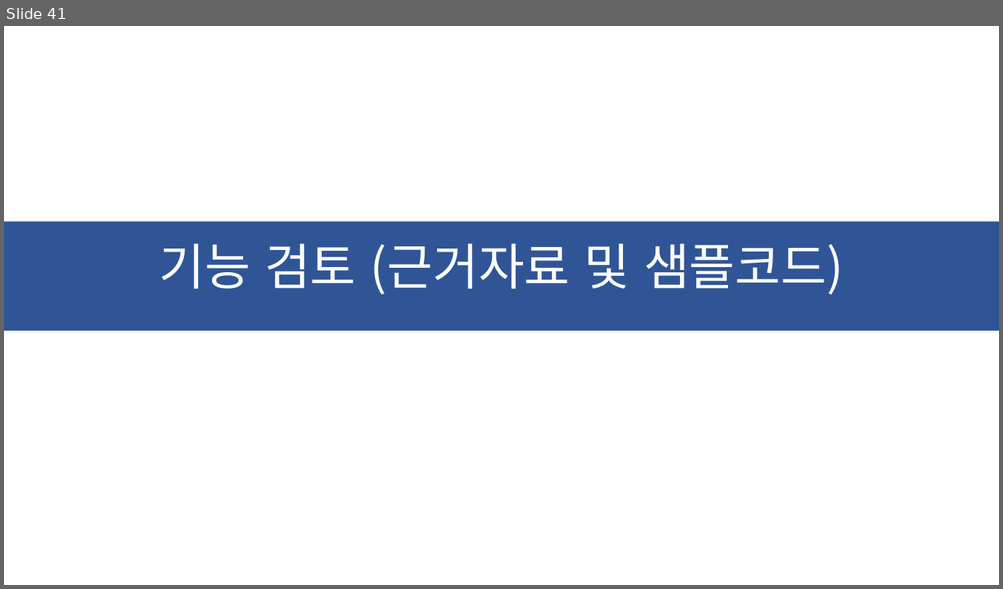
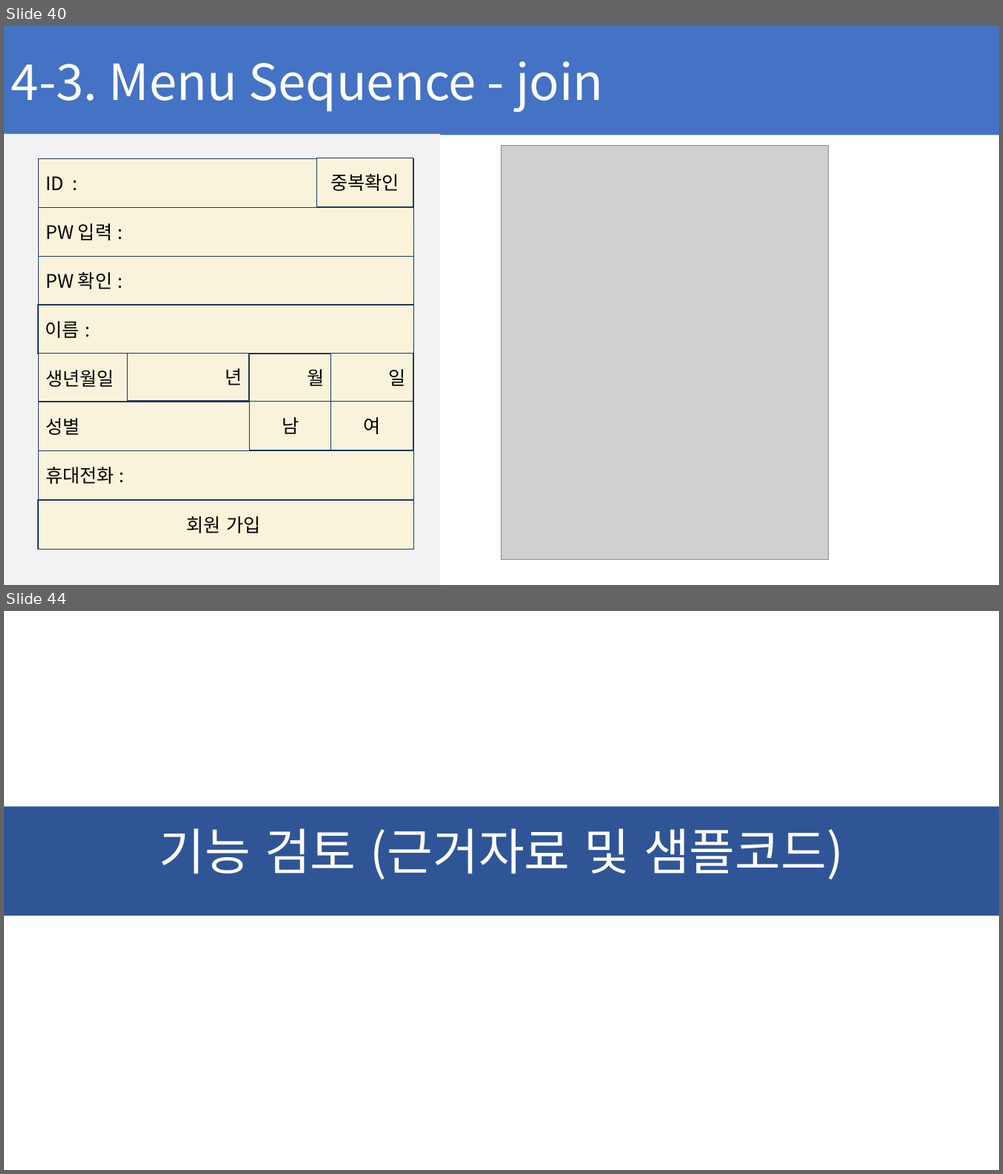
Before and after one commit to ChaeSung-Lee/DJ_InternShip, a slide deck: 2021_Summer/jp.hong/Project_BnC_jph.pptx. Shown one above the other, each under a label of ours: slide 41 before the commit, slides 40 and 44 after it; the slides between them are not shown. The pictures are 1003x589 and 1003x1174 pixels, drawn with LibreOffice and Linux fonts; fonts in the diff are those of the drawing; grey boxes stand for pictures. Boxes give left, top, right and bottom in pixels: in the first picture for what was removed or moved away, otherwise in the second. Text is boxed around its words. In the diff, an @@ line names an element or a change of style, - is before the commit and + after.

Commit message:
add menu_sequence

```diff
--- a/2021_Summer/jp.hong/Project_BnC_jph.pptx
+++ b/2021_Summer/jp.hong/Project_BnC_jph.pptx
@@ slide 40 added at [4, 26, 999, 585], background #FFFFFF @@
@@ rectangle added at [4, 26, 999, 135], fill #4472C4, 48 pt, text #FFFFFF @@
+4-3. Menu Sequence - join
@@ rectangle added at [316, 158, 413, 207], fill #FAF3DB, outline #223961 1 pt, 18 pt, text #000000 @@
+중복확인
@@ picture added at [502, 145, 828, 560] @@
@@ group added at [4, 134, 440, 585]: 14 rectangles @@
+PW 확인 :
+이름 :
+생년월일
+PW 입력 :
+ID :
+성별
+남
+여
+년
+월
+일
+휴대전화 :
+회원 가입
@@ what was slide 41 is now slide 44 @@
```
Also in this commit, not shown: 3 slides changed, 2 other slides added.
